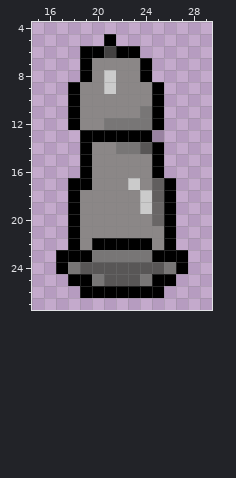
Pixel-art sprite, stored at Assets/Sprites/RobotGolemArm.png. This is how it looked before the edit.
The file is 30x30 pixels. Pixels under 10% opacity are left out. Colours within 5 levels of each other are drawn and written as one. Shown: x 15..29, y 4..27.
The same view after the edit:
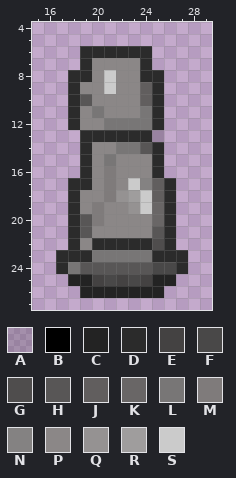
Palette (. is transparent): A #00000029  B #000000  C #232323  D #2b2b2b  E #444242  F #494848  G #4f4d4d  H #585656  J #615e5e  K #696666  L #787676  M #7f7b7b  N #848282  P #8b8787  Q #959292  R #9f9d9d  S #cbcbcb
Change:
Colour C replaces colour B in row 25 at x 18 to 19 and 25 to 26; in row 26 at x 19 to 25.
Colour D is added in row 6 at x 24; in row 8 at x 18 and 25.
Colour D replaces colour B in row 6 at x 19 to 20 and 22 to 23; in rows 7 to 8 at x 19 and 24; in rows 9 to 12 at x 18 and 25; in row 13 at x 19 to 24; in rows 14 to 16 at x 19 and 25; in row 17 at x 18 to 19 and 26.
Colour D replaces colour B in rows 18 to 21 at x 18 and 26; in row 22 at x 18, 20 to 24 and 26; in row 23 at x 17 to 19 and 25 to 27; in row 24 at x 17 and 27.
Colour D replaces colour E in row 6 at x 21.
Colour E replaces colour H in row 25 at x 22.
Colour E replaces colour L in row 25 at x 20 and 24.
Colour F replaces colour H in row 24 at x 25; in row 25 at x 21 and 23.
Colour F replaces colour L in row 24 at x 26.
Colour G replaces colour P in row 22 at x 25.
Colour H replaces colour P in row 10 at x 19; in row 20 at x 19; in row 21 at x 19 and 25.
Colour J replaces colour P in rows 9 to 10 at x 24.
Colour L replaces colour P in row 11 at x 20; in row 15 at x 21.
Colour M replaces colour P in rows 16 to 18 at x 21; in rows 19 to 20 at x 20.
Colour N replaces colour P in row 17 at x 24.
Colour Q replaces colour P in row 18 at x 22; in row 19 at x 23.
Colour R replaces colour P in row 18 at x 23.
The edit erases colour B in row 5 at x 21.
Where, in picture pixels (left, top, right, bottom), the same in both pictures:
changed: (56, 34, 188, 298)
